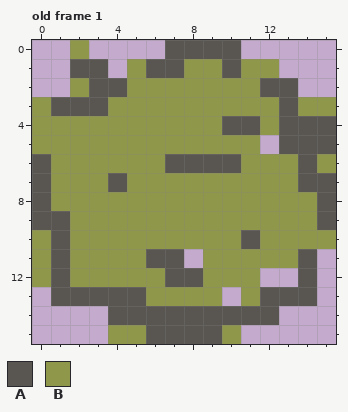
One commit to this pixel-art file: rock.ase. Above: the version before the commit.
16x16 pixels, 1 frame. Shown: old frame 1. The commit also changed other frames, which this record leaves out.
Palette (. is transparent): A #595652  B #8f974a
Pixels before, old frame 1, first column x 0:
 0 ..B....AAAA.....
 1 ..AA.BAABBABB...
 2 ..BAABBBBBBBAA..
 3 BAAABBBBBBBBBABB
 4 BBBBBBBBBBAABAAA
 5 BBBBBBBBBBBB.AAA
 6 ABBBBBBAAAABBBAB
 7 ABBBABBBBBBBBBAA
 8 ABBBBBBBBBBBBBBA
 9 AABBBBBBBBBBBBBA
10 BABBBBBBBBBABBBB
11 BABBBBAA.BBBBBA.
12 BABBBBBAABBB..A.
13 .AAAAABBBB.BAAA.
14 ....AAAAAAAAA...
15 ....BBAAAAB.....
The same view after the edit:
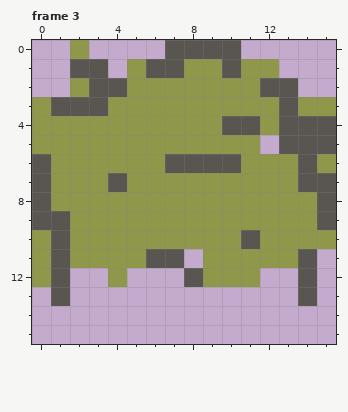
A new or re-ordered frame is compared with the old frame closest to it.
Difference:
frames 1 -> 9
Changed rows in their new state; - is an unchanged pixel.
Frame 3 is new; against old frame 1:
first column x 2:
12 ..-...------
13 ........-...
14 --.........-
15 --.......---
Boxes around the changes in both pictures, in picture pixels (x1, y1, x2, y2):
erased: (70, 268, 298, 344)
